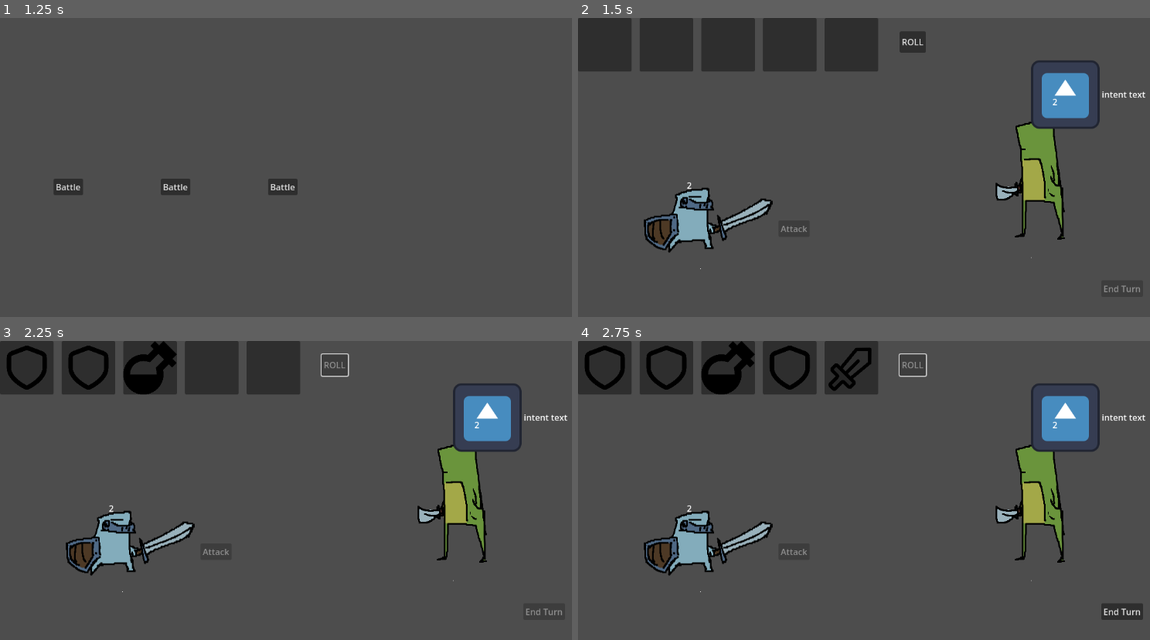
Above: before the commit, frames 1-4 (two rows, left to right).
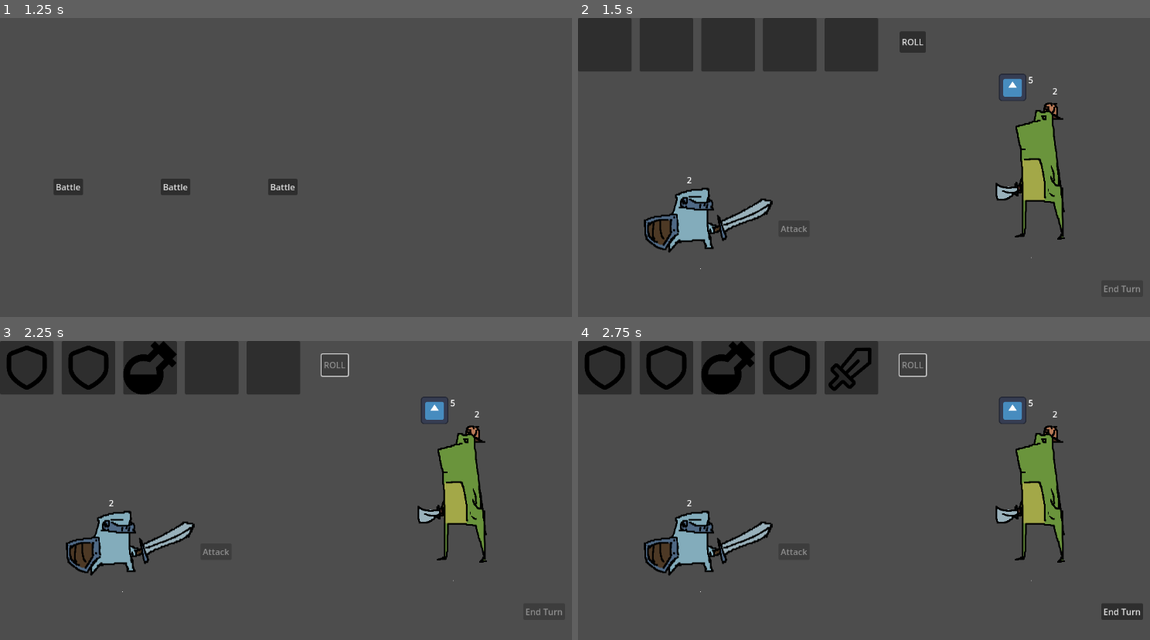
Above: after the commit, the same moments.

Repository: peteler/SlotRoguelike
Game: Godot game, scene res://scenes/main_menu.tscn
Same seed, same stepped clock (60 frames per second), same inputs: the game is played once before the commit and once after it. The engine's default icon, where the game draws it, is replaced by a stand-in: a white triangle on a blue panel in a dark square.
Inputs:
- Up to frame 1 (1.25 s): click "Start Game" at 0.5 s
- Up to frame 2 (1.5 s): click "Battle" at 1.25 s
- Up to frame 3 (2.25 s): click "ROLL" at 2 s
- Up to frame 4 (2.75 s): no input

Frame 1 is identical in both runs. In frame 2, 2.1% of the frame differs, in the area x 19-100%, y 14-58%; in frame 3, 2.1%; in frame 4, 2.1%.

Commit message:
enemy intent system in workable prototype condition. ui still problematic probably

Diff:
--- a/autoload/game_controller.gd
+++ b/autoload/game_controller.gd
@@ -43,8 +43,7 @@
 	"""Initialize new game and go to map"""
 	# Create fresh player data from class
 	if test_class:
-		player_data = test_class.create_starting_player_data()
-
+		player_data = create_new_player_data_from_class_data(test_class)
 
 	# Go to map
 	change_scene_to(MAP_SCENE)
@@ -129,6 +128,25 @@
 	# TODO: Implement save system
 	pass
 
+func create_new_player_data_from_class_data(class_data: PlayerClassData) -> PlayerData:
+	"""Create a new PlayerData with this class's starting values"""
+	var new_player_data = PlayerData.new()
+
+	# Copy class data to player data
+	new_player_data.class_data = class_data
+	new_player_data.max_health = class_data.max_health
+	new_player_data.current_health = class_data.max_health
+
+	# Set starting resources
+	new_player_data.symbol_pool = class_data.symbol_pool.duplicate(true)
+	new_player_data.current_mana = class_data.starting_mana
+	new_player_data.max_mana = class_data.max_mana
+	new_player_data.mana_per_turn = class_data.mana_per_turn
+	new_player_data.gold = class_data.gold
+
+
+	return new_player_data
+
 func get_player_data_reference() -> PlayerData:
 	"""Get reference to player data - adapt this to your game's architecture"""
 	var player = get_tree().get_first_node_in_group("player_character") as PlayerCharacter
--- a/autoload/global.gd
+++ b/autoload/global.gd
@@ -18,7 +18,7 @@
 signal player_mana_updated(current_mana: int)
 
 # Enemy Specific Events
-signal enemy_intent_updated(enemy: Enemy, action: EnemyAction)
+signal enemy_intent_updated(enemy: Enemy, action: EnemyAction, action_val: int, action_targets: Array)
 signal enemy_action_executed(enemy: Enemy, action: EnemyAction)
 signal enemy_level_changed(enemy:Enemy)
 
--- a/resources/enemies/EnemyActionResources/basic_attack.tres
+++ b/resources/enemies/EnemyActionResources/basic_attack.tres
@@ -5,13 +5,12 @@
 
 [resource]
 script = ExtResource("1_71lad")
-action_name = "Slash"
+action_name = "basic_attack"
 action_type = 0
 icon = ExtResource("1_4rk35")
-damage_amount = 8
-block_amount = 0
-heal_amount = 0
-effect_duration = 1
+icon_scale_factor = 0.4
+multiplier = 1
+target_type = 1
 min_health_percent = 0.0
 max_health_percent = 1.0
 cooldown_turns = 0
--- /dev/null
+++ b/resources/enemies/EnemyActionResources/double_damage_basic_attack.tres
@@ -0,0 +1,17 @@
+[gd_resource type="Resource" script_class="EnemyAction" load_steps=3 format=3 uid="uid://j58p7d8e424d"]
+
+[ext_resource type="Script" uid="uid://dunxuqfq6wbsu" path="res://resources/enemies/enemy_action.gd" id="1_er4w4"]
+[ext_resource type="Texture2D" uid="uid://b3cgae1xahvhy" path="res://icon.svg" id="1_htlbv"]
+
+[resource]
+script = ExtResource("1_er4w4")
+action_name = ""
+action_type = 0
+icon = ExtResource("1_htlbv")
+icon_scale_factor = 0.4
+multiplier = 2
+target_type = 1
+min_health_percent = 0.0
+max_health_percent = 1.0
+cooldown_turns = 0
+metadata/_custom_type_script = "uid://dunxuqfq6wbsu"
--- a/resources/enemies/EnemyDataResources/bad_frog.tres
+++ b/resources/enemies/EnemyDataResources/bad_frog.tres
@@ -1,25 +1,25 @@
-[gd_resource type="Resource" script_class="EnemyData" load_steps=6 format=3 uid="uid://oa74dl07qe80"]
+[gd_resource type="Resource" script_class="EnemyData" load_steps=7 format=3 uid="uid://oa74dl07qe80"]
 
 [ext_resource type="Texture2D" uid="uid://bb0d3y7l184lh" path="res://assets/bad_frog.png" id="1_12onl"]
 [ext_resource type="Script" uid="uid://dunxuqfq6wbsu" path="res://resources/enemies/enemy_action.gd" id="2_27c08"]
 [ext_resource type="Resource" uid="uid://c0h8f2vxfv2t4" path="res://resources/enemies/EnemyActionResources/basic_attack.tres" id="3_27c08"]
 [ext_resource type="Script" uid="uid://d2qm6v54ljiyl" path="res://resources/enemies/enemy_data.gd" id="3_hmm64"]
+[ext_resource type="Resource" uid="uid://j58p7d8e424d" path="res://resources/enemies/EnemyActionResources/double_damage_basic_attack.tres" id="3_upxd1"]
 [ext_resource type="Script" uid="uid://dwxqiops6h6f5" path="res://resources/symbols/scripts/symbol_data.gd" id="4_lyes3"]
 
 [resource]
 script = ExtResource("3_hmm64")
-attack_level = null
-block_level = null
+attack_level = 5
+block_level = 2
 heal_level = null
 buff_level = null
 ai_type = "aggressive"
 attack_frequency = 0.8
 special_ability_cooldown = 3
-possible_actions = Array[ExtResource("2_27c08")]([ExtResource("3_27c08")])
+possible_actions = Array[ExtResource("2_27c08")]([ExtResource("3_27c08"), ExtResource("3_upxd1")])
 action_weights = Array[int]([])
-intent_ui_offset = Vector2(0, -30)
+intent_ui_offset = Vector2(-60, -5)
 intent_ui_anchor = "top_center"
-intent_ui_scale = Vector2(0.4, 0.4)
 symbol_rewards = Array[ExtResource("4_lyes3")]([])
 reward_count = 1
 character_name = "bad frog"
@@ -33,6 +33,6 @@
 battle_ui_anchor = "top_center"
 battle_ui_scale = Vector2(1, 1)
 health_bar_local_offset = Vector2(0, 210)
-block_display_local_offset = Vector2(40, -100)
+block_display_local_offset = Vector2(40, -120)
 spawn_offset = null
 metadata/_custom_type_script = "uid://d2qm6v54ljiyl"
--- a/resources/enemies/enemy_action.gd
+++ b/resources/enemies/enemy_action.gd
@@ -12,16 +12,17 @@
 	DEBUFF_PLAYER
 }
 
-@export var action_name: String = "Attack"
+@export var action_name: String = ""
 @export var action_type: ACTION_TYPE = ACTION_TYPE.ATTACK
 @export var icon: Texture2D  # For intent display
+@export var icon_scale_factor: float = 1
 
 @export_group("Basic Action Multipliers")
 # e.g: for ACTION_TYPE.ATTACK: total_damage = attack_level * multiplier
 @export var multiplier: int = 1
 
 @export_group("Action targets")
-@export var target_type: GlobalBattle.TARGET_TYPE
+@export var target_type: GlobalBattle.TARGET_TYPE = GlobalBattle.TARGET_TYPE.PLAYER_CHARACTER
 
 @export_group("Action Requirements")
 @export var min_health_percent: float = 0.0  # Only use when health >= this
@@ -30,7 +31,3 @@
 
 @export_group("Custom Action script (optional)")
 @export var custom_action_script: GDScript
-
-# Get a description of what this action will do
-func get_intent_label() -> String:
-	return action_name
--- a/resources/enemies/enemy_data.gd
+++ b/resources/enemies/enemy_data.gd
@@ -4,8 +4,8 @@
 extends CharacterData
 
 ## stat levels, affect actions of same type
-@export var attack_level: int = 5
-@export var block_level: int = 2
+@export var attack_level: int = 1
+@export var block_level: int = 1
 @export var heal_level: int = 0
 @export var buff_level: int = 0
 
--- a/resources/player/player_class_data.gd
+++ b/resources/player/player_class_data.gd
@@ -22,23 +22,3 @@
 
 ## UI placement
 @export var attack_display_local_offset: Vector2 = Vector2(0, 25)
-
-# Helper function to create starting PlayerData for this class
-func create_starting_player_data() -> PlayerData:
-	"""Create a new PlayerData with this class's starting values"""
-	var new_player_data = PlayerData.new()
-
-	# Copy class data to player data
-	new_player_data.class_data = self
-	new_player_data.max_health = max_health
-	new_player_data.current_health = max_health
-
-	# Set starting resources
-	new_player_data.symbol_pool = symbol_pool.duplicate(true)
-	new_player_data.current_mana = starting_mana
-	new_player_data.max_mana = max_mana
-	new_player_data.mana_per_turn = mana_per_turn
-	new_player_data.gold = gold
-
-
-	return new_player_data
--- a/resources/player/player_classes/test_player_class.tres
+++ b/resources/player/player_classes/test_player_class.tres
@@ -27,6 +27,6 @@
 battle_ui_anchor = "top_center"
 battle_ui_scale = Vector2(1, 1)
 health_bar_local_offset = Vector2(-15, 200)
-block_display_local_offset = Vector2(-40, 25)
+block_display_local_offset = Vector2(-40, 15)
 spawn_offset = Vector2(0, -40)
 metadata/_custom_type_script = "uid://ctfn7l7j5y8ja"
--- a/scenes/Characters/enemy.gd
+++ b/scenes/Characters/enemy.gd
@@ -67,9 +67,8 @@
 
 # --- Turn Management (called by BattleManager) ---
 
-func start_turn():
+func play_turn():
 	"""Called by BattleManager when it's this enemy's turn"""
-	print("entered start_turn for, ", self)
 
 	# Reduce cooldowns at start of turn
 	update_cooldowns()
@@ -116,10 +115,16 @@
 			#current_intent = select_custom_action(available_actions)
 		_:
 			current_intent = select_weighted_action(available_actions)
+	if not current_intent:
+		push_error("current_intent is null for ", self)
+		return
 
 	# update action's value and targets to current intent, setter signals for ui change
+
 	curr_action_val = get_current_intent_action_value()
+	print("current intent is: ", current_intent)
 	curr_action_targets = get_current_intent_targets()
+	print("select intent finished, intent: ", current_intent)
 
 # on enemy buff/ debuff, i need to change the action value since it's updated
 func _on_enemy_level_changed(enemy: Enemy):
@@ -127,15 +132,16 @@
 		curr_action_val = get_current_intent_action_value()
 
 func get_current_intent_action_value():
-	match current_intent.ACTION_TYPE:
+	match current_intent.action_type:
 		EnemyAction.ACTION_TYPE.ATTACK:
+			print("current_intent.multiplier,  curr_attack_level: ", current_intent.multiplier, curr_attack_level)
 			return current_intent.multiplier * curr_attack_level
 		EnemyAction.ACTION_TYPE.BLOCK:
 			return current_intent.multiplier * curr_block_level
 		EnemyAction.ACTION_TYPE.HEAL:
 			return current_intent.multiplier * curr_heal_level
 		_:
-			push_error("intent action type not detected for: ", self)
+			push_error("intent action type not detected for: ", self, " actiontype is: ", current_intent.ACTION_TYPE)
 			return -1
 
 func get_current_intent_targets():
--- a/scenes/battle/SlotMachine/symbol_pool.gd
+++ b/scenes/battle/SlotMachine/symbol_pool.gd
@@ -4,7 +4,7 @@
 extends Resource
 
 # Changed from Array to Dictionary to track quantities
-@export var available_symbols: Dictionary = {}  # {SymbolData: quantity}
+@export var available_symbols: Dictionary[SymbolData, int] = {}  # {SymbolData: quantity}
 
 # Track symbols for current roll (temporary state)
 var _current_roll_pool: Array[SymbolData] = []
--- a/scenes/battle/battle_manager.gd
+++ b/scenes/battle/battle_manager.gd
@@ -400,7 +400,7 @@
 
 	for enemy in turn_order:
 		if enemy.is_alive():
-			await enemy.start_turn()
+			await enemy.play_turn()
 
 	Global.all_enemy_turns_completed.emit()
 # --------------------------------------------------
--- a/scenes/ui/enemy_battle_ui.gd
+++ b/scenes/ui/enemy_battle_ui.gd
@@ -22,21 +22,39 @@
 	if not enemy:
 		push_error("EnemyBattleUI must be a direct child of an Enemy node.")
 
-func _on_enemy_intent_updated(updated_character: Enemy, intent: EnemyAction, action_val: int):
+func _on_enemy_intent_updated(updated_character: Enemy, intent: EnemyAction, action_val: int, action_targets: Array):
 	# Only update if this is our character
 	if updated_character == enemy and intent:
 		# Update the icon and text based on the new intent.
 		if intent.icon:
 			intent_icon.texture = intent.icon
+
+			# icon scaling:
+			intent_icon.expand_mode = TextureRect.EXPAND_IGNORE_SIZE
+			intent_icon.stretch_mode = TextureRect.STRETCH_SCALE
+			var scale_factor = intent.icon_scale_factor
+			var original_size: Vector2 = intent_icon.texture.get_size()  # Requires a texture to be assigned
+			var desired_size: Vector2 = original_size * scale_factor
+			## Set the custom minimum size to enforce the scaled-down dimensions
+			intent_icon.custom_minimum_size = desired_size
+
+			intent_icon.size_flags_horizontal = 0
+			intent_icon.size_flags_vertical = 0
+			intent_label.size_flags_vertical = 0
+
 		else:
 			# You might want a default "question mark" icon here
 			intent_icon.texture = null
 
 		intent_label.text = str(action_val)
+		#TODO: add targets display
+		#match action_targets:
+			#pass
 
 		# Make the whole display visible.
 		intent_display.visible = true
 
+
 	elif updated_character == enemy:
 		# Hide if the intent is cleared (e.g: after action execution)
 		intent_display.visible = false
